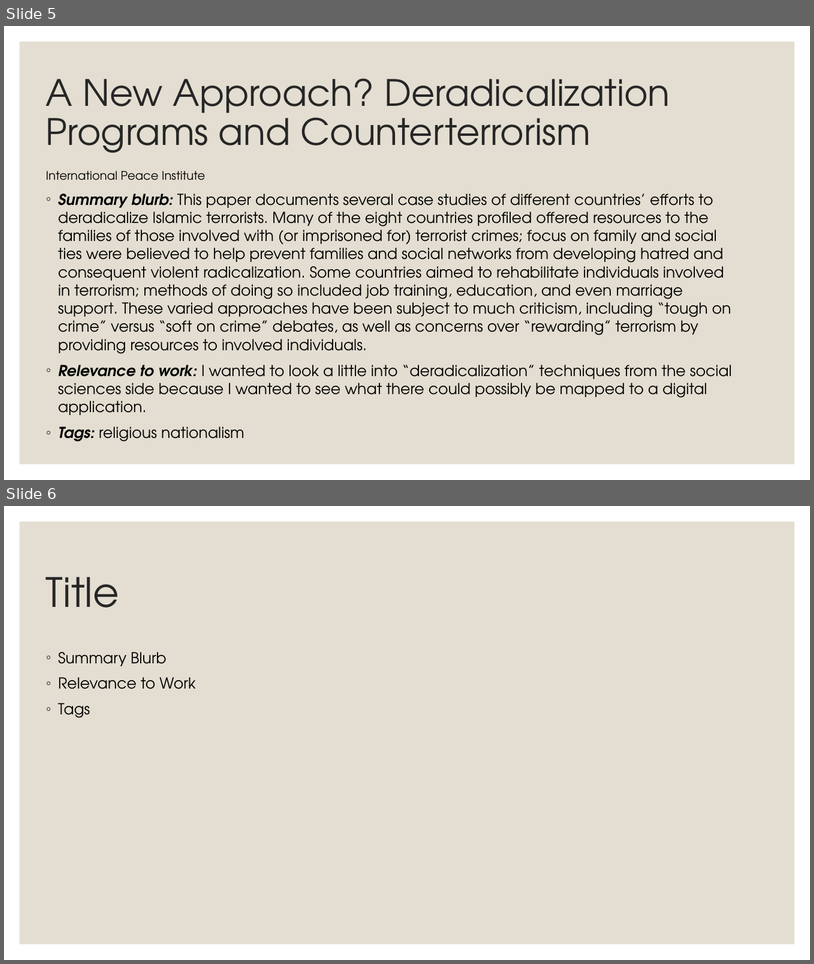
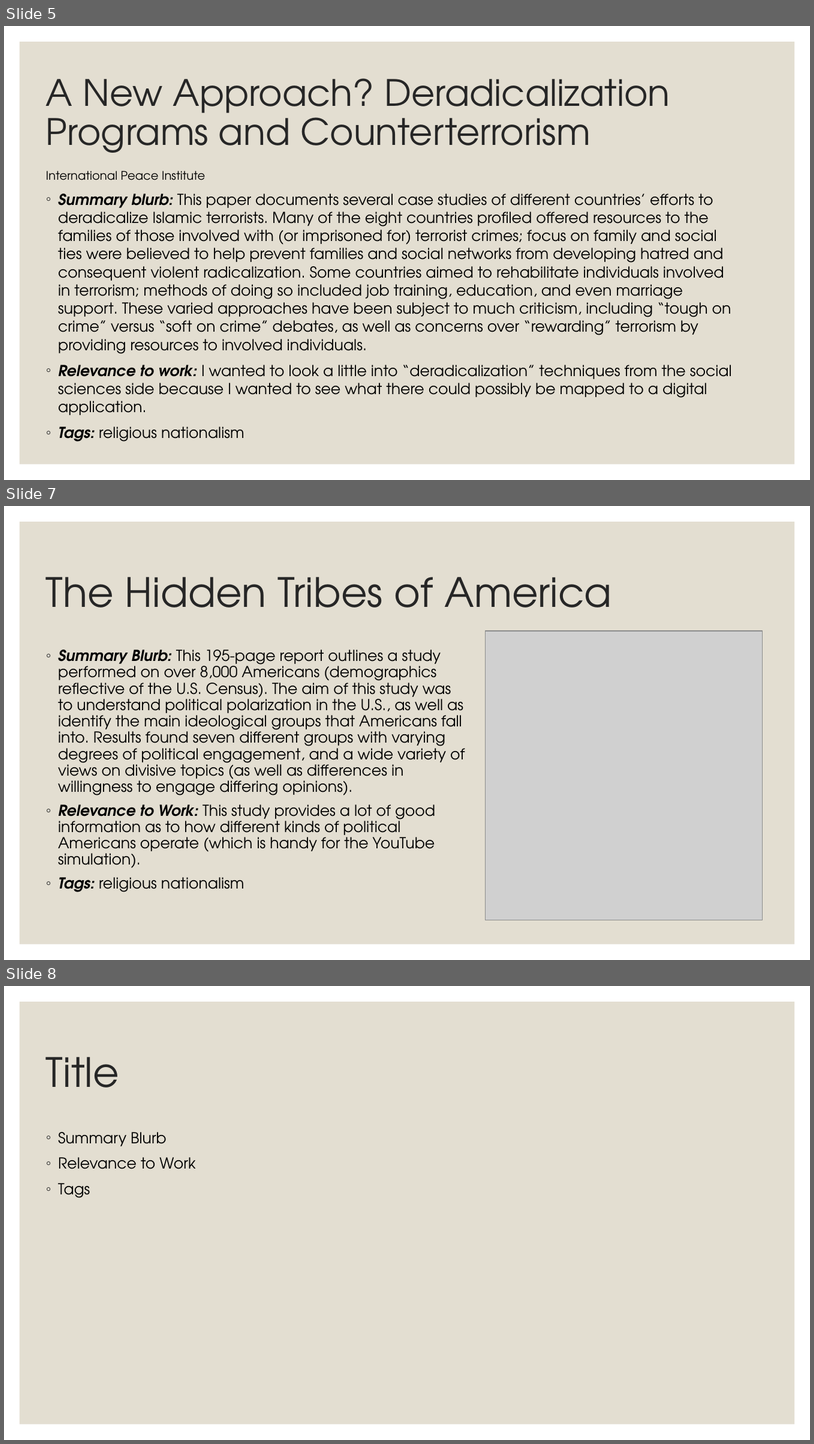
Before and after one commit to snyder-research-group/tools-of-justice, a slide deck: Sasha Research Sources.pptx. Shown one above the other, each under a label of ours: slides 5 and 6 before the commit, slides 5, 7 and 8 after it; the slides between them are not shown. The pictures are 814x964 and 814x1444 pixels, drawn with LibreOffice and Linux fonts; fonts in the diff are those of the drawing; grey boxes stand for pictures. Boxes give left, top, right and bottom in pixels: in the first picture for what was removed or moved away, otherwise in the second. Text is boxed around its words. In the diff, an @@ line names an element or a change of style, - is before the commit and + after.

```diff
--- a/Sasha Research Sources.pptx
+++ b/Sasha Research Sources.pptx
@@ slide 7 added at [4,506,810,960], background #FFFFFF; not listed: 1 template element that a slide beside it also shows @@
@@ title added at [46,577,612,607], 48 pt, text #262626 @@
+The Hidden Tribes of America
@@ picture added at [486,631,762,919] @@
@@ text added at [58,649,465,892], 18 pt, text #000000 @@
+◦ Summary Blurb: This 195-page report outlines a study performed on over 8,000 Americans (demographics reflective of the U.S. Census). The aim of this study was to understand political polarization in the U.S., as well as identify the main ideological groups that Americans fall into. Results found seven different groups with varying degrees of political engagement, and a wide variety of views on divisive topics (as well as differences in willingness to engage differing opinions).
+◦ Relevance to Work: This study provides a lot of good information as to how different kinds of political Americans operate (which is handy for the YouTube simulation).
+◦ Tags: religious nationalism
@@ what was slide 6 is now slide 8 @@
```
Also in this commit, not shown: 1 other slide added.
